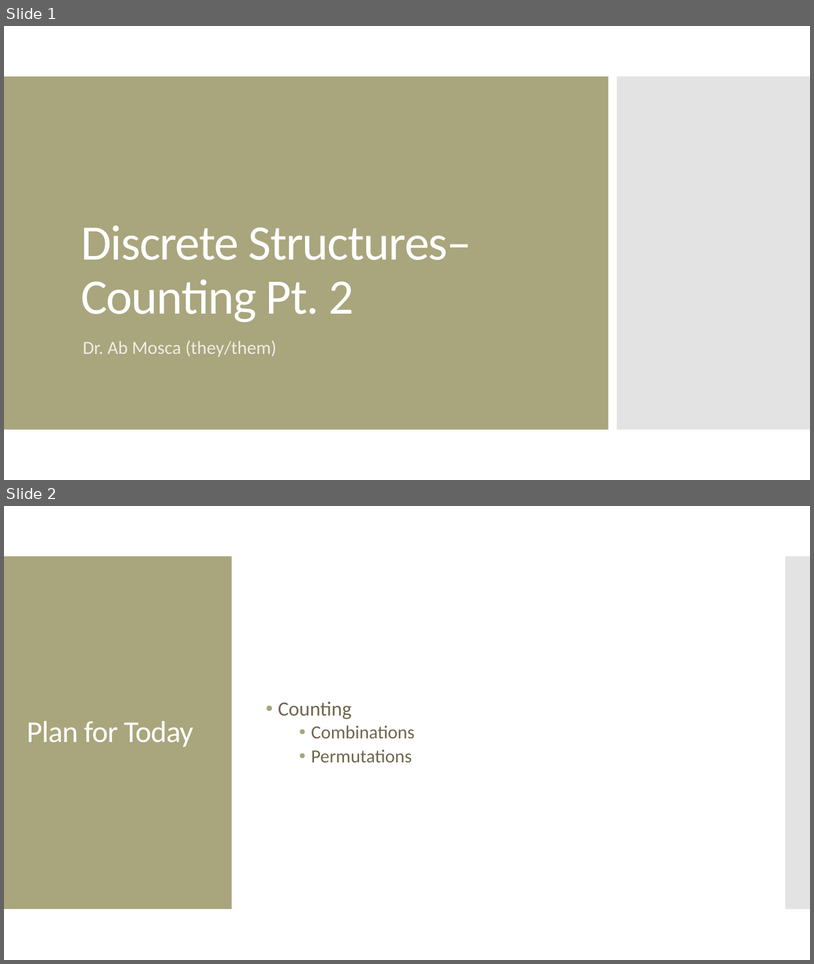
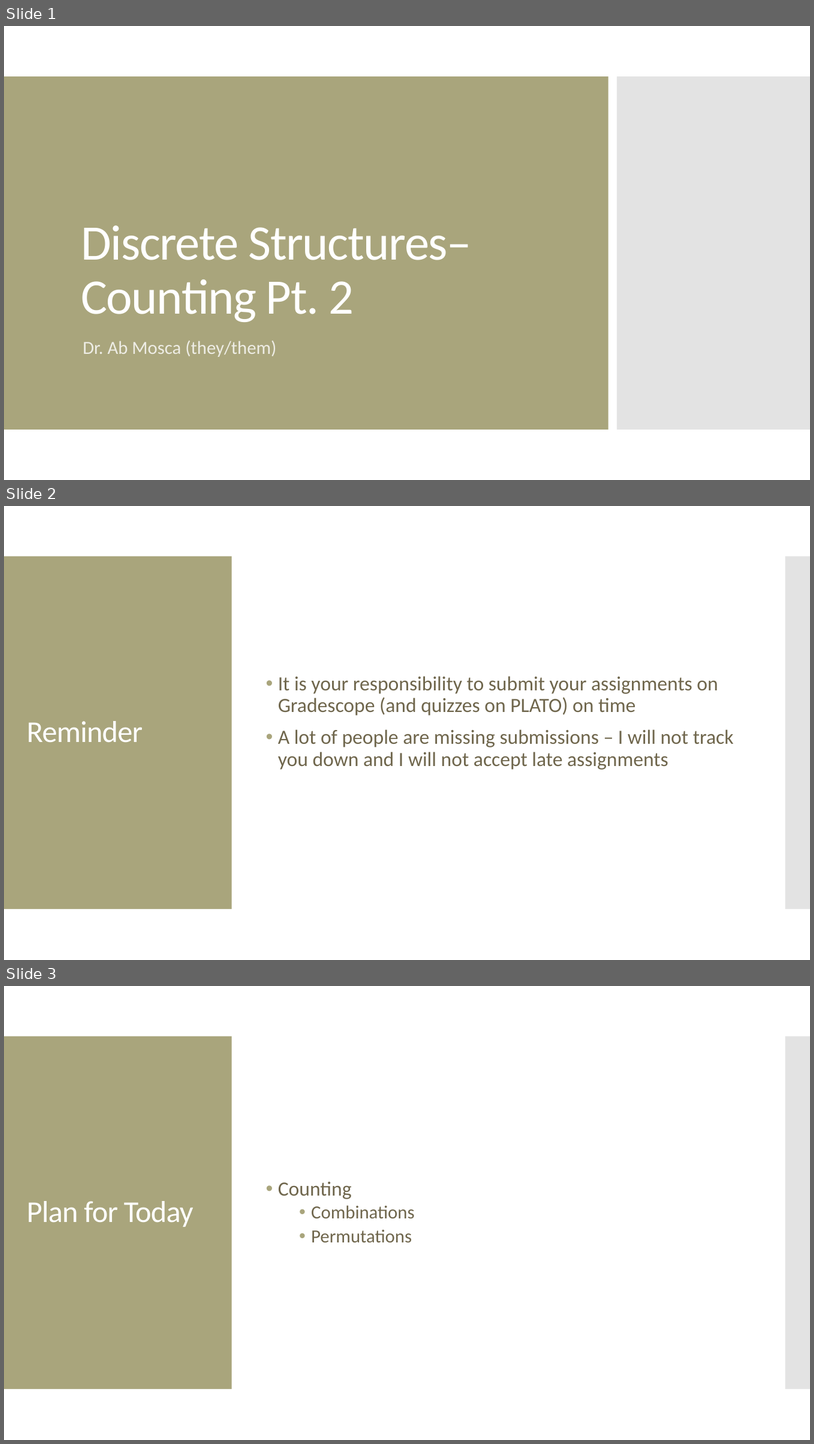
Before and after one commit to amosca01/MATH220-S24, a slide deck: slides/10-counting-pt2.pptx. Shown one above the other, each under a label of ours: slides 1 and 2 before the commit, slides 1, 2 and 3 after it. The pictures are 814x964 and 814x1444 pixels, drawn with LibreOffice and Linux fonts; fonts in the diff are those of the drawing. Boxes give left, top, right and bottom in pixels: in the first picture for what was removed or moved away, otherwise in the second. Text is boxed around its words. In the diff, an @@ line names an element or a change of style, - is before the commit and + after.

```diff
--- a/slides/10-counting-pt2.pptx
+++ b/slides/10-counting-pt2.pptx
@@ slide 2 added at (4,506,810,960), background #FFFFFF; not listed: 2 template elements that a slide beside it also shows @@
@@ text added at (278,676,734,769), 24 pt, text #6F664C @@
+• It is your responsibility to submit your assignments on Gradescope (and quizzes on PLATO) on time
+• A lot of people are missing submissions – I will not track you down and I will not accept late assignments
@@ title added at (27,721,143,742), 36 pt, text #FFFFFF @@
+Reminder
@@ what was slide 2 is now slide 3 @@
```
Also in this commit, not shown: 1 other file.
